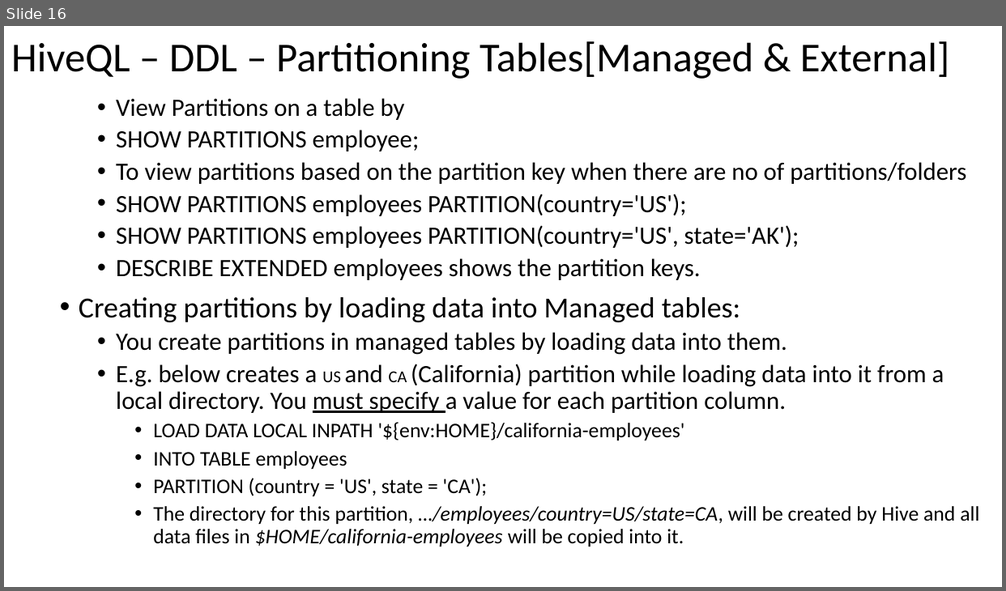
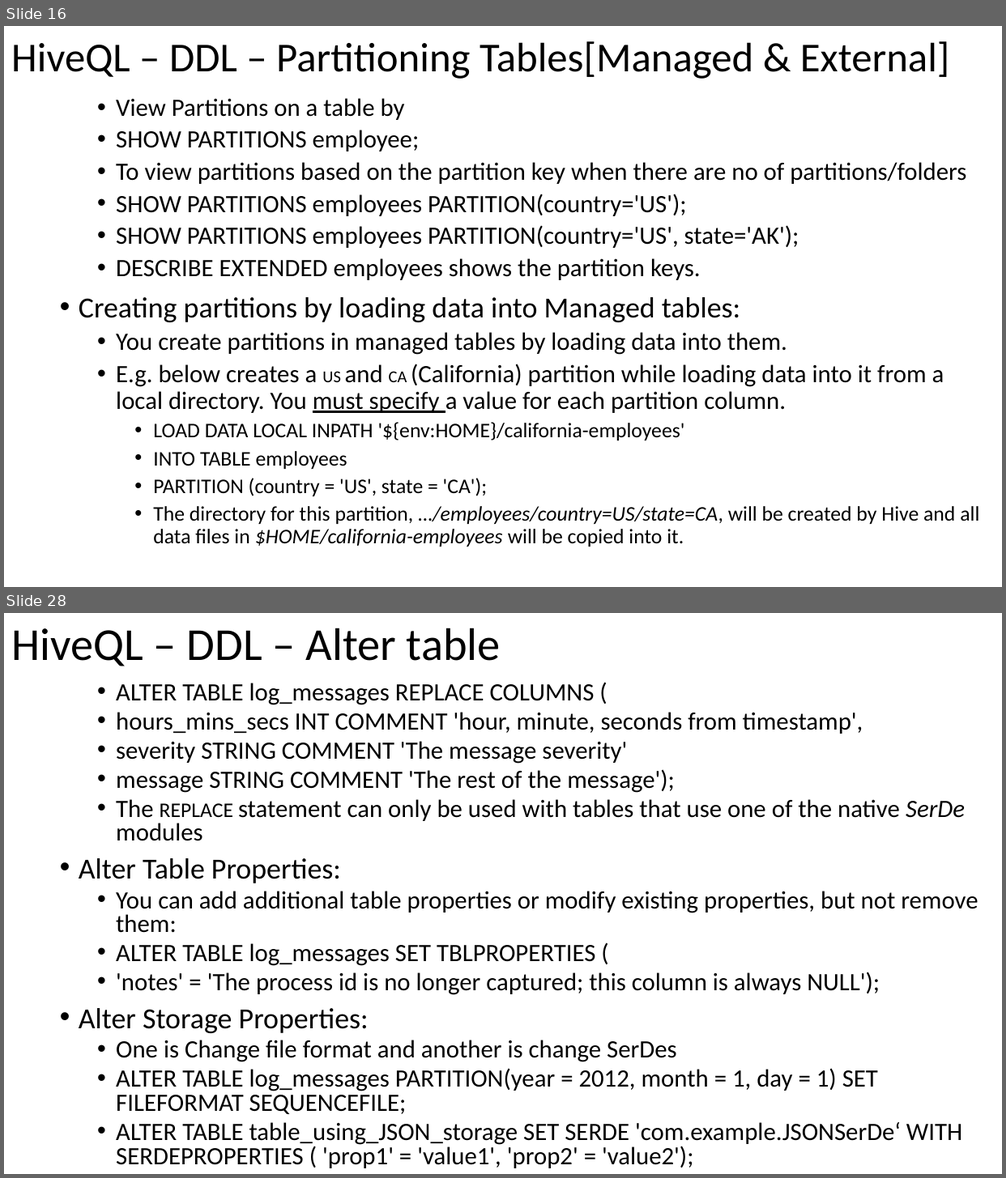
Before and after one commit to email2dorababu/SCALA_Reading, a slide deck: Hive_Def_Guide_mar_2016/Hive_programming_Hive_part3.pptx. Shown one above the other, each under a label of ours: slide 16 before the commit, slides 16 and 28 after it; the slides between them are not shown. The pictures are 1006x591 and 1006x1178 pixels, drawn with LibreOffice and Linux fonts; fonts in the diff are those of the drawing. Boxes give left, top, right and bottom in pixels: in the first picture for what was removed or moved away, otherwise in the second. Text is boxed around its words. In the diff, an @@ line names an element or a change of style, - is before the commit and + after.

```diff
--- a/Hive_Def_Guide_mar_2016/Hive_programming_Hive_part3.pptx
+++ b/Hive_Def_Guide_mar_2016/Hive_programming_Hive_part3.pptx
@@ slide 28 added at bbox=[4, 613, 1002, 1174], background #FFFFFF @@
@@ title added at bbox=[11, 628, 501, 666], 44 pt, text #000000 @@
+HiveQL – DDL – Alter table
@@ text added at bbox=[79, 683, 978, 1169], 24 pt, text #000000 @@
+  • ALTER TABLE log_messages REPLACE COLUMNS (
+  • hours_mins_secs INT COMMENT 'hour, minute, seconds from timestamp',
+  • severity STRING COMMENT 'The message severity'
+  • message STRING COMMENT 'The rest of the message');
+  • The REPLACE statement can only be used with tables that use one of the native SerDe modules
+• Alter Table Properties:
+  • You can add additional table properties or modify existing properties, but not remove them:
+  • ALTER TABLE log_messages SET TBLPROPERTIES (
+  • 'notes' = 'The process id is no longer captured; this column is always NULL');
+• Alter Storage Properties:
+  • One is Change file format and another is change SerDes
+  • ALTER TABLE log_messages PARTITION(year = 2012, month = 1, day = 1) SET FILEFORMAT SEQUENCEFILE;
+  • ALTER TABLE table_using_JSON_storage SET SERDE 'com.example.JSONSerDe‘ WITH SERDEPROPERTIES ( 'prop1' = 'value1', 'prop2' = 'value2');
```
Also in this commit, not shown: 1 slide changed, 11 other slides added, 1 other file.
